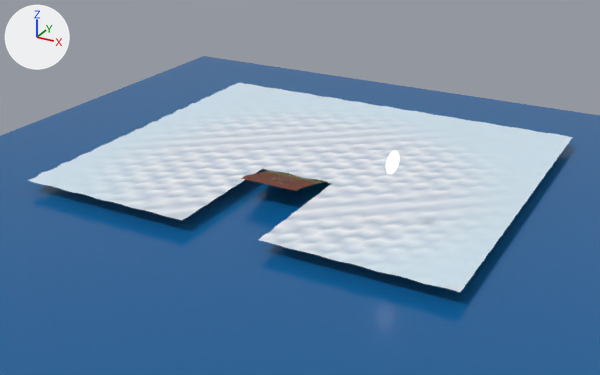
The glTF model frontend/projects/ride/public/courses/haleakala.glb as it was, and as the next commit left it.
One viewpoint serves both versions: a 50 mm lens placed at (16510.0, -30762.0, 14300.0), pointed at (245.0, -1188.0, -487.0). The axes (+X, +Y, +Z) are drawn at upper left. The lights are the same throughout. The first picture is the older version. Where no turn or scale is listed for an object, it has been applied to the vertices. Vertices at exactly the same position are counted once.

Names of what the first picture shows: 'Land_015', 'Land_016', 'Peaks', 'Sea' and 6 more.
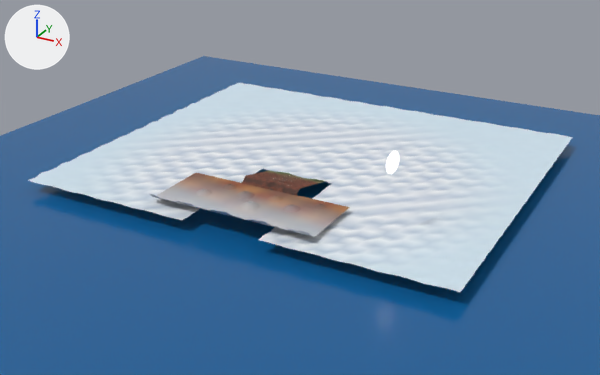
Where the newer file only moved an object's origin or applied its transform, the numbers keep the older frame.

Pixel boxes (x1, y1, x2, y2) of what changed, in the pictures (600 x 375 px; the box of a moved part takes in the faces that stretch with it):
'Land_016', reshaped (33% taller): before (268, 180, 308, 191); after (268, 180, 308, 195)
'Land_015', reshaped (50% taller): before (241, 175, 287, 184); after (242, 175, 287, 189)
part 1 of me_land_015, moved or reshaped: before (241, 176, 274, 184); after (242, 176, 274, 189)
part 2 of me_land_016, moved or reshaped: before (268, 181, 299, 191); after (268, 181, 299, 195)
part 3 of me_peaks, added: after (150, 173, 349, 237)
part 4 of me_peaks, added: after (223, 184, 237, 190)
part 5 of me_peaks, added: after (236, 191, 255, 199)
part 6 of me_peaks, added: after (268, 195, 284, 202)
part 7 of me_peaks, added: after (283, 204, 301, 212)
part 8 of me_peaks, added: after (239, 201, 261, 211)
part 9 of me_peaks, added: after (195, 189, 212, 196)
part 10 of me_peaks, added: after (314, 204, 327, 209)

The change in detail:
me_land_015 is used by ob_land_015; location (-722.0, -3628.0, 850.0).
me_land_015 had 1567 vertices, 2928 faces and spanned x 0.0..1768.0, y -832.0..0.0, z 0.0..124.0.
me_land_015 now has 1567 vertices, 2928 faces and spans x 0.0..1768.0, y -832.0..0.0, z -90.0..121.0.
me_land_015 part 1: 762 of 1567 vertices moved; they spanned x 0.0..1326.0, y -832.0..-338.0, z 81.0..124.0 and now span x 0.0..1326.0, y -832.0..-338.0, z -90.0..96.0; mean shift (0.0, 0.0, -129.0); largest move (780.0, -780.0, 121.0) -> (780.0, -780.0, -90.0).
me_land_016 is used by ob_land_016; location (526.0, -3368.0, 771.0).
me_land_016 had 2205 vertices, 4072 faces and spanned x 0.0..1378.0, y -1092.0..0.0, z 0.0..203.0.
me_land_016 now has 2205 vertices, 4072 faces and spans x 0.0..1378.0, y -1092.0..0.0, z -10.0..207.0.
me_land_016 part 2: 728 of 2205 vertices moved; they spanned x 0.0..1378.0, y -1092.0..-572.0, z 149.0..203.0 and now span x 0.0..1378.0, y -1092.0..-572.0, z -10.0..188.0; mean shift (0.0, 0.0, -123.0); largest move (52.0, -1092.0, 199.0) -> (52.0, -1092.0, -10.0).
Other edits to the shape of me_land_016 do not show in these pictures.
me_peaks is used by ob_peaks; location (-9002.0, 8266.0, 497.0).
me_peaks had 1742 vertices, 3286 faces and spanned x 0.0..18900.0, y -16380.0..0.0, z 0.0..103.0.
me_peaks now has 2115 vertices, 3856 faces and spans x 0.0..18900.0, y -16380.0..0.0, z 0.0..532.0.
me_peaks part 3: a new loose piece of 226 vertices spanning x 6000.0..13200.0, y -15813.0..-12683.0, z 262.0..532.0, in mat_peaks.
me_peaks part 4: a new loose piece of 21 vertices spanning x 7800.0..8400.0, y -13538.0..-12967.0, z 262.0..372.0, in mat_peaks.
me_peaks part 5: a new loose piece of 21 vertices spanning x 8720.0..9480.0, y -14014.0..-13291.0, z 262.0..412.0, in mat_peaks.
me_peaks part 6: a new loose piece of 21 vertices spanning x 9980.0..10620.0, y -13657.0..-13048.0, z 262.0..382.0, in mat_peaks.
me_peaks part 7: a new loose piece of 21 vertices spanning x 10940.0..11660.0, y -14195.0..-13510.0, z 262.0..402.0, in mat_peaks.
me_peaks part 8: a new loose piece of 21 vertices spanning x 9380.0..10220.0, y -14852.0..-14053.0, z 262.0..432.0, in mat_peaks.
me_peaks part 9: a new loose piece of 21 vertices spanning x 7160.0..7840.0, y -14576.0..-13929.0, z 262.0..392.0, in mat_peaks.
me_peaks part 10: a new loose piece of 21 vertices spanning x 11940.0..12460.0, y -13400.0..-12905.0, z 262.0..352.0, in mat_peaks.
